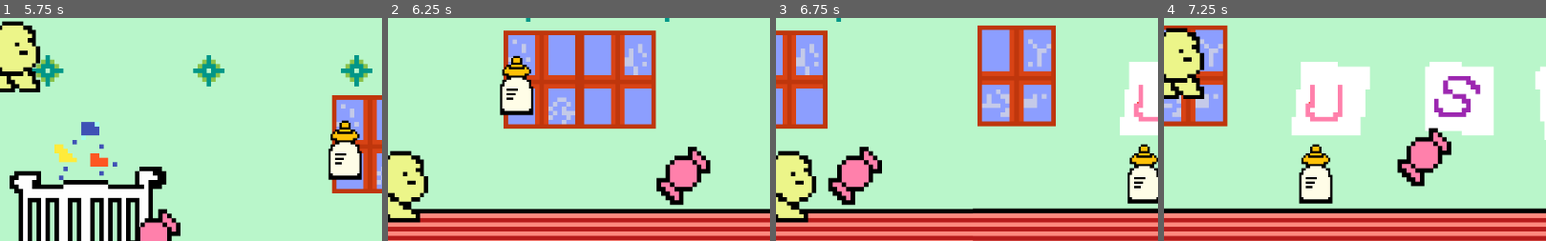
Above: before the commit, frames 1-4 (left to right).
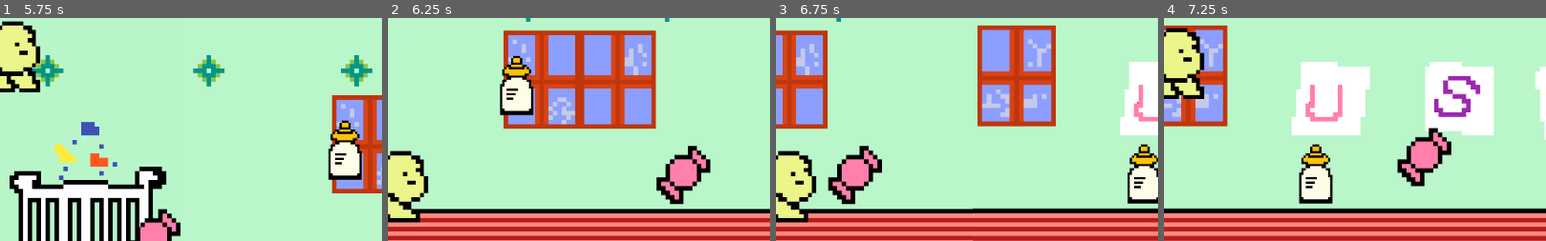
Above: after the commit, the same moments.

Repository: 2022M1T5-Inteli/Health-is-a-game
Game: Godot game, scene res://BabyHouse.tscn
The game is run twice, just before and just after one commit, with the same random seed, the same clock (stepped at 60 frames per second) and the same inputs.
Inputs:
- Up to frame 1 (5.75 s): hold Space (ui_up) 0.53-2.03 s; hold Space (ui_up) 2.78-4.28 s; tap Space (ui_up) at 4.52 s; hold Space (ui_up) from 5.03 s (still down)
- Up to frame 2 (6.25 s): release Space (ui_up) at 5.78 s; tap Space (ui_up) at 6.02 s
- Up to frame 3 (6.75 s): no input
- Up to frame 4 (7.25 s): tap Space (ui_up) at 6.77 s
The pictures show only the part of the screen within x 50-100%, y 50-100%; the shares and areas given below are measured in that part.

Frame 1 is identical in both runs. In frame 2, 0.5% of the frame differs, in the area x 70-85%, y 57-85%; in frame 3, 0.5%; in frame 4, nothing differs.

Commit message:
chore(game): remove old files

Diff:
--- a/src/src/FirstClass/BabyHouse.tscn
+++ b/src/src/FirstClass/BabyHouse.tscn
@@ -103,7 +103,7 @@
 scale = Vector2( 0.5, 0.5 )
 
 [node name="Candy6" parent="Elements" instance=ExtResource( 4 )]
-position = Vector2( 4171, 516 )
+position = Vector2( 4171, 515 )
 scale = Vector2( 0.5, 0.5 )
 
 [node name="Candy7" parent="Elements" instance=ExtResource( 4 )]
Not shown, removed: executáveis/HTML/gamehtml.apple-touch-icon.png
Not shown, removed: executáveis/HTML/gamehtml.audio.worklet.js
Not shown, removed: executáveis/HTML/gamehtml.html
Not shown, removed: executáveis/HTML/gamehtml.icon.png
Not shown, removed: executáveis/HTML/gamehtml.js
Not shown, removed: executáveis/HTML/gamehtml.pck
Not shown, removed: executáveis/HTML/gamehtml.png
Not shown, changed: executáveis/HTML/gamehtml.wasm
Not shown, changed: executáveis/Windows/gamewind.exe
Not shown, removed: executáveis/Windows/gamewind.pck
